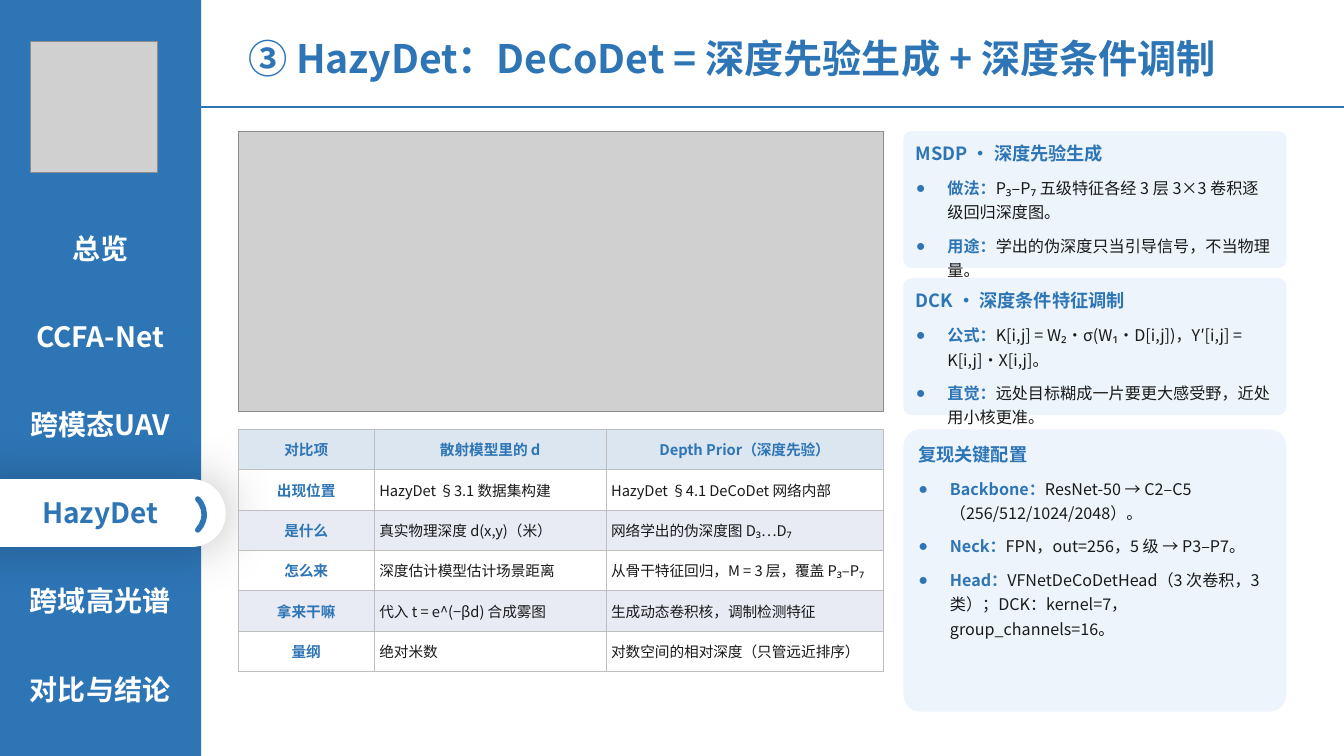
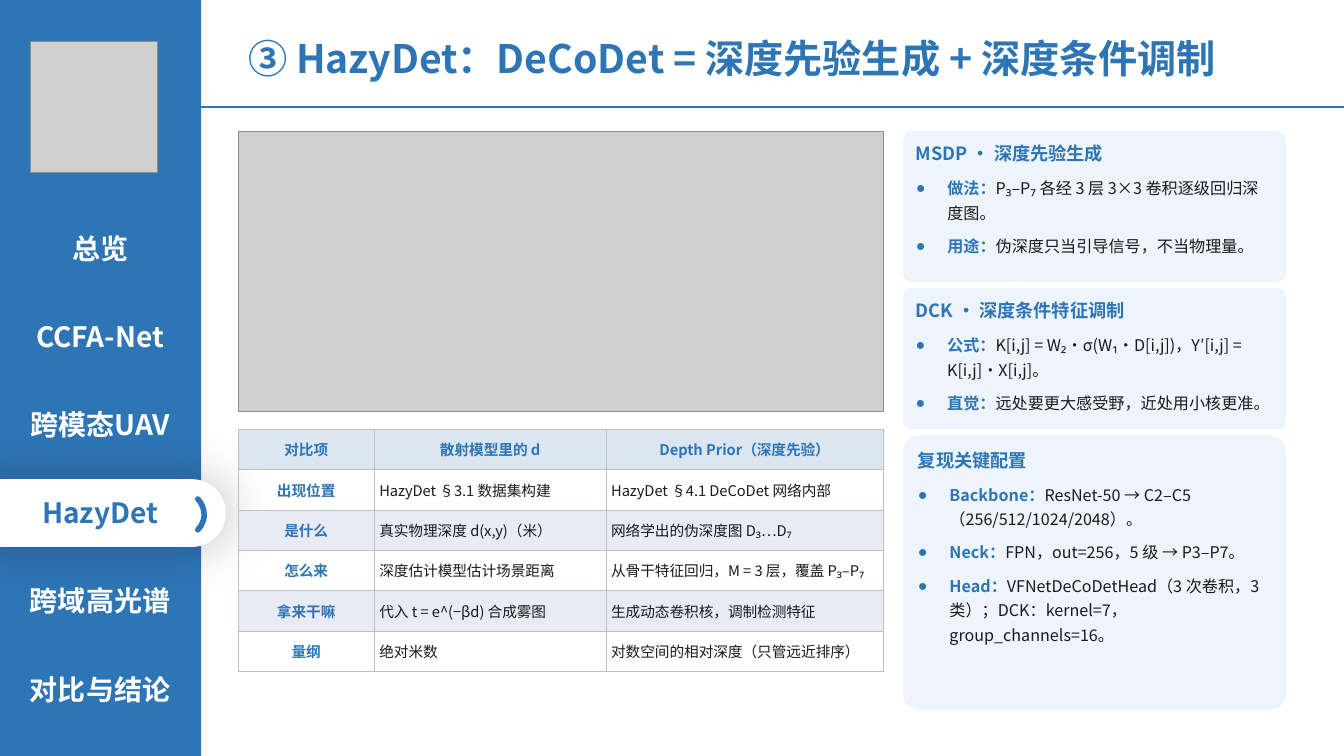
Before and after one commit to 139876/paper-notes, a slide deck: slide 12 of 论文精读/3-HazyDet精读/附件/四篇论文-组会汇报.pptx. Drawn at 1344x756 pixels with LibreOffice and Linux fonts; fonts in the diff are those of the drawing; grey boxes stand for pictures. Boxes give left, top, right and bottom in pixels: in the first picture for what was removed or moved away, otherwise in the second. Text is boxed around its words. In the diff, an @@ line names an element or a change of style, - is before the commit and + after.

```diff
--- a/论文精读/3-HazyDet精读/附件/四篇论文-组会汇报.pptx
+++ b/论文精读/3-HazyDet精读/附件/四篇论文-组会汇报.pptx
@@ rounded rectangle "MSDP · 深度先验生成": place and size @@
-rounded rectangle "MSDP · 深度先验生成" at <box>903,131,1287,268</box>
+rounded rectangle "MSDP · 深度先验生成" at <box>903,131,1287,282</box>
@@ text in rounded rectangle at <box>947,180,1259,254</box>: text changed @@
-● 做法：P₃–P₇ 五级特征各经 3 层 3×3 卷积逐级回归深度图。
-● 用途：学出的伪深度只当引导信号，不当物理量。
+● 做法：P₃–P₇ 各经 3 层 3×3 卷积逐级回归深度图。
+● 用途：伪深度只当引导信号，不当物理量。
@@ rounded rectangle "DCK · 深度条件特征调制": place and size @@
-rounded rectangle "DCK · 深度条件特征调制" at <box>903,278,1287,415</box>
+rounded rectangle "DCK · 深度条件特征调制" at <box>903,288,1287,430</box>
@@ text in rounded rectangle at <box>947,395,1270,411</box>: text changed @@
-● 直觉：远处目标糊成一片要更大感受野，近处用小核更准。
+● 直觉：远处要更大感受野，近处用小核更准。
@@ rounded rectangle "复现关键配置": place and size @@
-rounded rectangle "复现关键配置" at <box>903,430,1287,712</box>
+rounded rectangle "复现关键配置" at <box>903,436,1287,710</box>
```
Also in this commit, not shown: 12 other slides changed, 1 slide removed.
